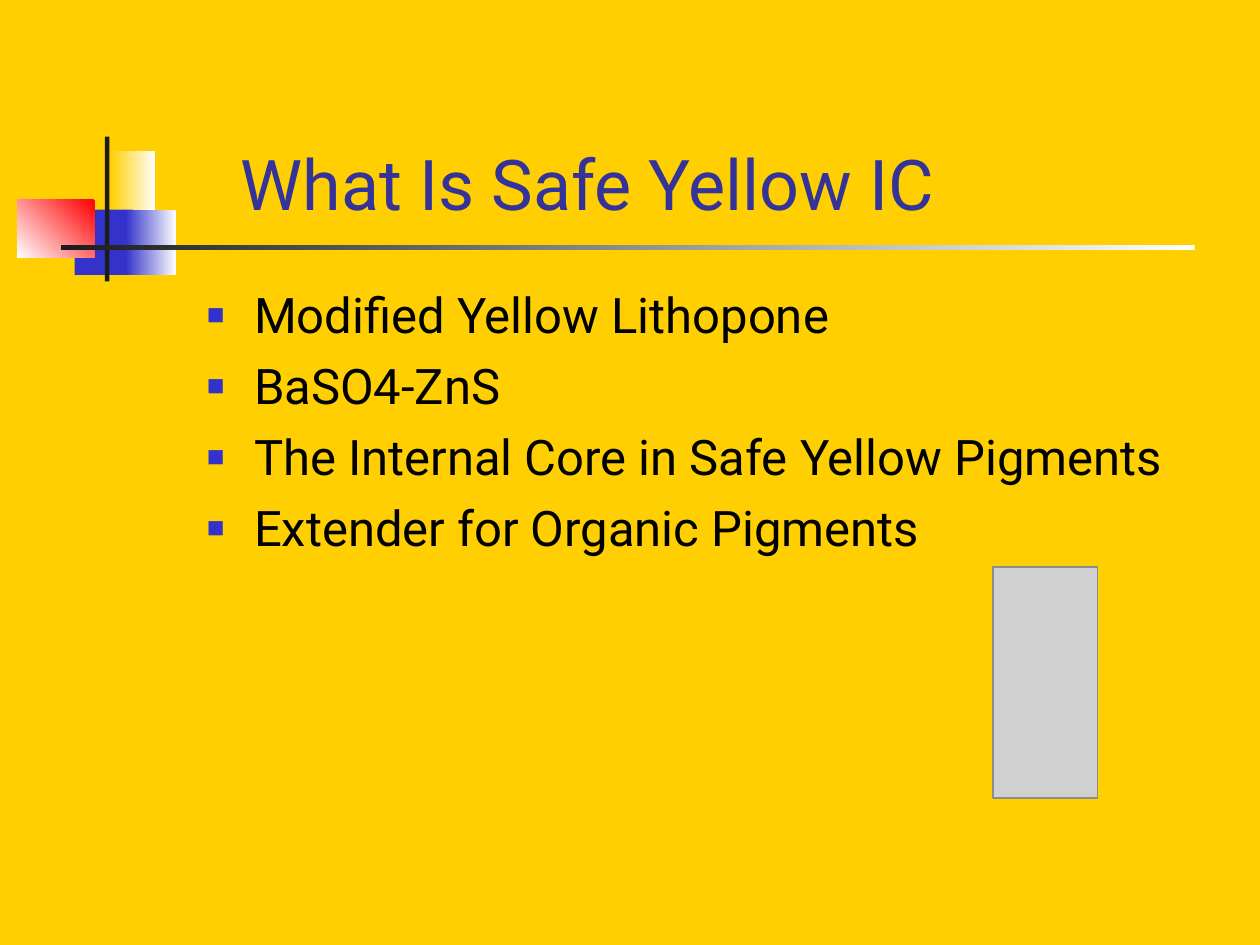
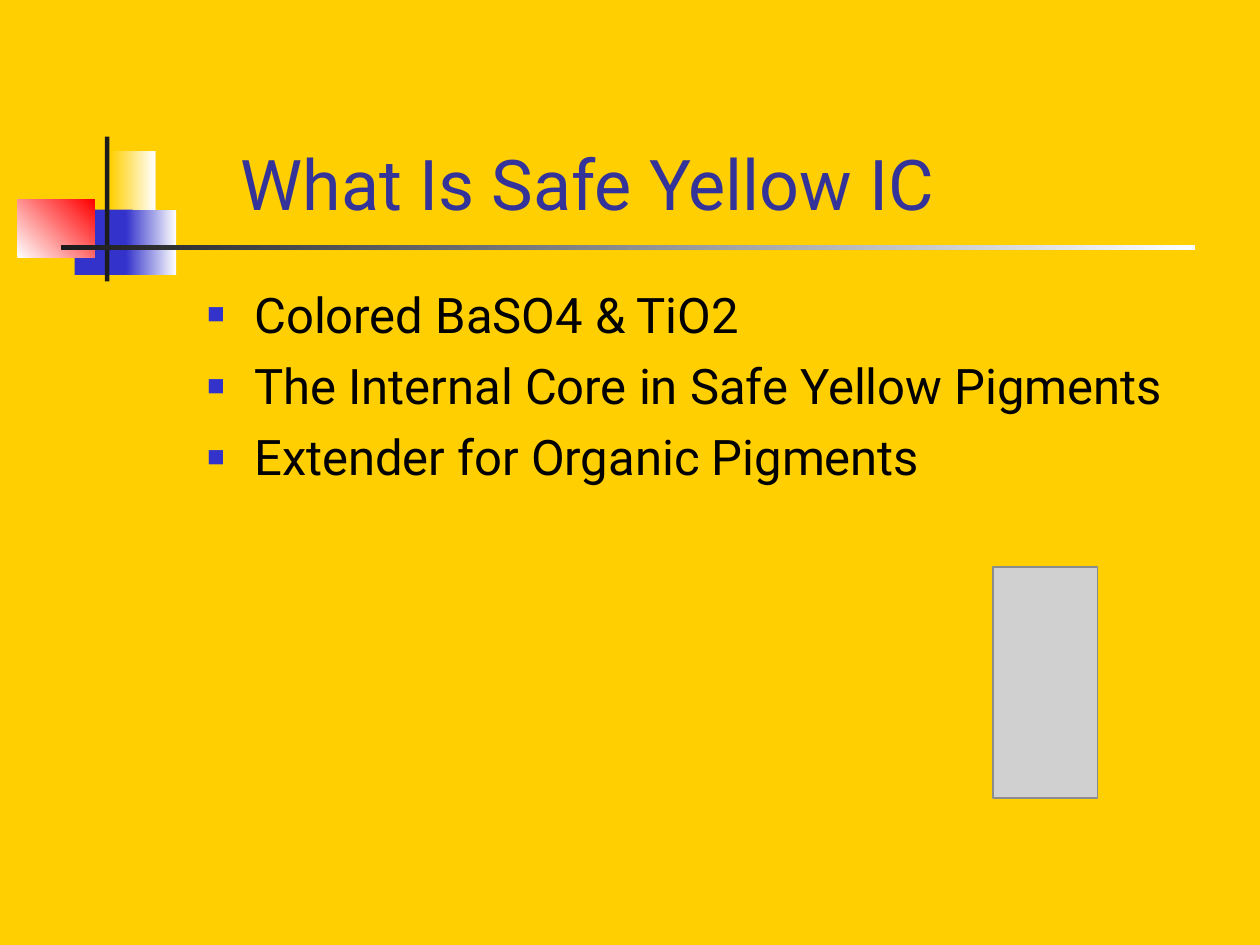
Before and after one commit to sirrice/safepigment, a slide deck: slide 2 of docs/safeyellowic.ppt. Drawn at 1260x945 pixels with LibreOffice and Linux fonts; fonts in the diff are those of the drawing; grey boxes stand for pictures. Boxes give left, top, right and bottom in pixels: in the first picture for what was removed or moved away, otherwise in the second. Text is boxed around its words. In the diff, an @@ line names an element or a change of style, - is before the commit and + after.

```diff
--- a/docs/safeyellowic.ppt
+++ b/docs/safeyellowic.ppt
@@ text at [254,296,739,334]: text changed @@
-■ Modified Yellow Lithopone
-■ BaSO4-ZnS
+■ Colored BaSO4 & TiO2
```
Also in this commit, not shown: 7 other slides changed, 1 slide added, 2 slides removed.
